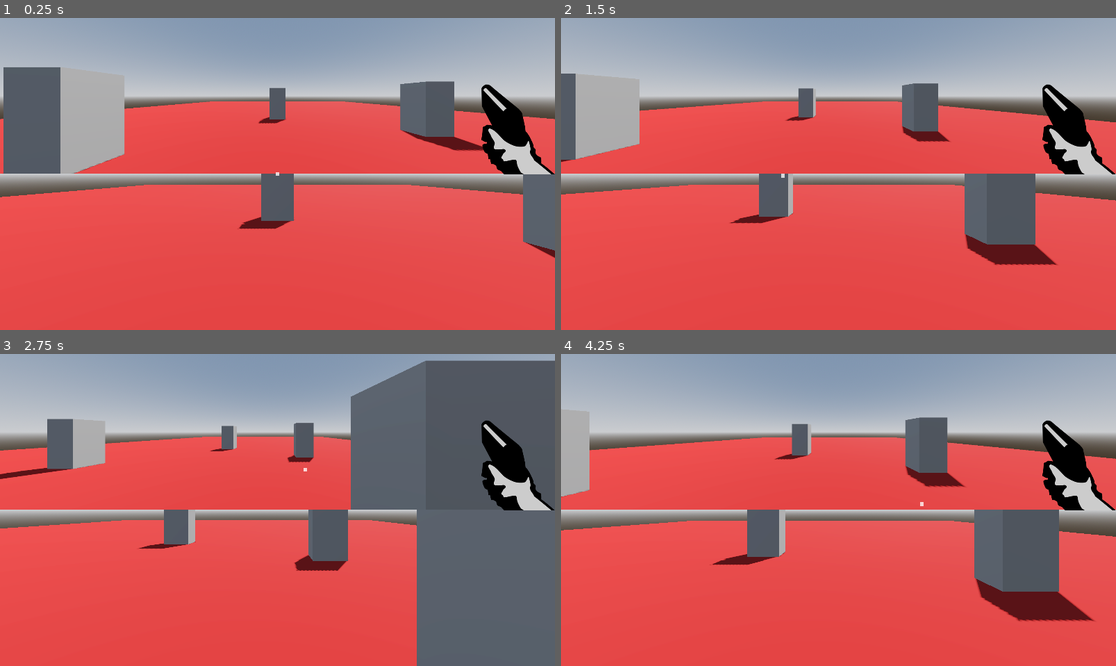
Above: before the commit, frames 1-4 (two rows, left to right).
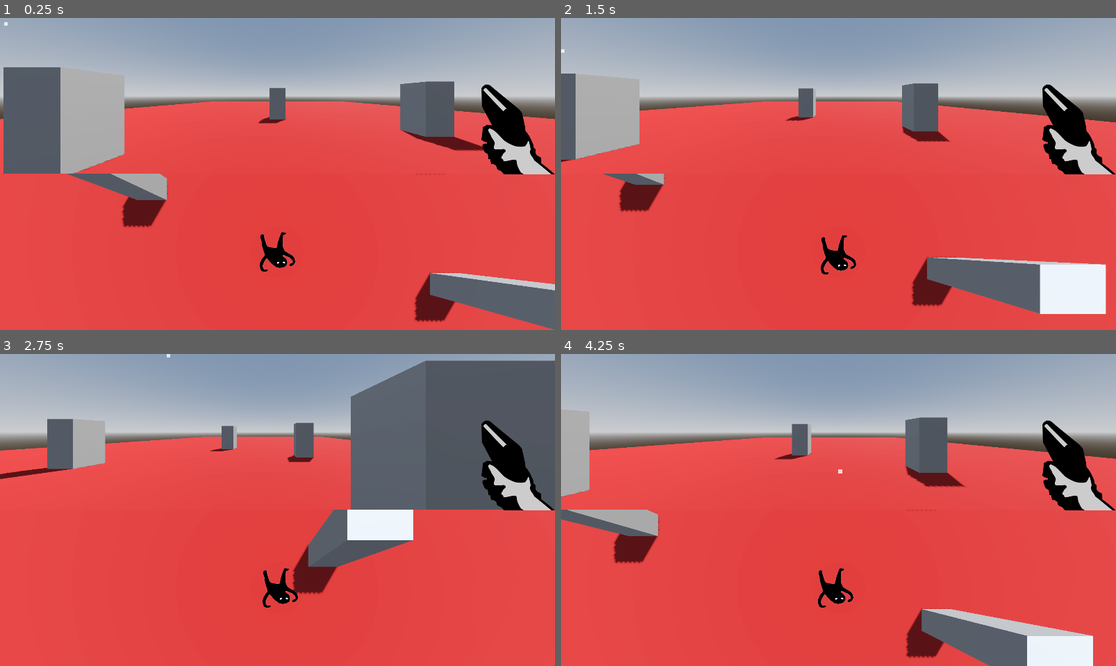
Above: after the commit, the same moments.

Repository: FEDOS-o/FriendJam
Game: Godot game, scene res://World.tscn
The game is run twice, just before and just after one commit, with the same random seed, the same clock (stepped at 60 frames per second) and the same inputs.
Inputs (mouse positions are in pixels of both pictures, inside the frame that each line leads up to):
- Up to frame 1 (0.25 s): no input
- Up to frame 2 (1.5 s): tap Enter at 0.5 s; move the mouse to (960, 158) at 0.52 s; hold D (move_right) 0.53-1.28 s; click (960, 158) at 0.6 s; move the mouse to (727, 189) at 1.27 s; hold S (move_backwards) from 1.28 s (still down); click (727, 189) at 1.35 s
- Up to frame 3 (2.75 s): move the mouse to (333, 441) at 2.02 s; release S (move_backwards) at 2.03 s; hold D (move_right) from 2.03 s (still down); click (333, 441) at 2.1 s
- Up to frame 4 (4.25 s): move the mouse to (810, 572) at 2.77 s; release D (move_right) at 2.78 s; hold W (move_forwards) 2.78-3.53 s; click (810, 572) at 2.85 s; move the mouse to (1005, 556) at 3.52 s; hold A (move_left) from 3.53 s (still down); click (1005, 556) at 3.6 s

The runs differ from the first frame. In frame 1, 11% of the frame differs, in the area x 0-100%, y 1-100%; in frame 2, 15%; in frame 3, 18%, in the area x 0-100%, y 0-100%; in frame 4, 16%.

Commit message:
no rotation top down and crosshair fix

Diff:
--- a/player.gd
+++ b/player.gd
@@ -7,14 +7,15 @@
 @onready var cross_hair: ColorRect = $CanvasLayer/CrossHair
 @onready var fp_camera: Camera3D = $FPCamera
 @onready var td_camera: Camera3D = $TDCamera
-@onready var viewport_container: SubViewportContainer = $CanvasLayer/ViewportContainer
-@onready var viewport_fp: SubViewport = $CanvasLayer/ViewportContainer/ViewportFP
-@onready var viewport_td: SubViewport = $CanvasLayer/ViewportContainer/ViewportTD
+@onready var td_viewport_container: SubViewportContainer = $CanvasLayer/TDViewportContainer
+@onready var viewport_td: SubViewport = $CanvasLayer/TDViewportContainer/ViewportTD
+@onready var fp_viewport_container: SubViewportContainer = $CanvasLayer/FPViewportContainer2
+@onready var viewport_fp: SubViewport = $CanvasLayer/FPViewportContainer2/ViewportFP
 
 
 
 const SPEED = 5.0
-const MOUSE_SENS = 0.5
+const MOUSE_SENS = 1
 const CAMERA_SENS = 0.5
 
 var shadow_fp: Camera3D
@@ -30,13 +31,23 @@
 	_setup_split_screen()
 
 func _setup_split_screen():
-	viewport_container.anchors_preset = Control.PRESET_FULL_RECT
-	viewport_container.size = get_viewport().get_visible_rect().size
+	# Получаем размер экрана
+	screen_size = get_viewport().get_visible_rect().size
 
-	screen_size = viewport_container.size
+	# Настраиваем контейнеры для вертикального разделения
+	fp_viewport_container.anchors_preset = Control.PRESET_TOP_WIDE
+	fp_viewport_container.size = Vector2(screen_size.x, screen_size.y / 2)
+	fp_viewport_container.position = Vector2(0, 0)
+
+	td_viewport_container.anchors_preset = Control.PRESET_BOTTOM_WIDE
+	td_viewport_container.size = Vector2(screen_size.x, screen_size.y / 2)
+	td_viewport_container.position = Vector2(0, screen_size.y / 2)
+
+	# Настраиваем размеры Viewport'ов
 	viewport_fp.size = Vector2(screen_size.x, screen_size.y / 2)
 	viewport_td.size = Vector2(screen_size.x, screen_size.y / 2)
 
+	# Устанавливаем мировое пространство
 	viewport_fp.world_3d = get_world_3d()
 	viewport_td.world_3d = get_world_3d()
 
@@ -66,26 +77,25 @@
 	target.near = source.near
 	target.far = source.far
 	target.cull_mask = source.cull_mask
+	target.global_transform = source.global_transform
 
 func _update_cameras():
-	_update_camera_shadow(shadow_fp, fp_camera)
-	_update_camera_shadow(shadow_td, td_camera)
+	_update_camera_shadow_fp(shadow_fp, fp_camera)
+	_update_camera_shadow_td(shadow_td, td_camera)
 
-	td_camera.global_position = Vector3(
-		global_position.x,
-		global_position.y + 8,
-		global_position.z
-	)
-
-func _update_camera_shadow(shadow: Camera3D, source_camera: Camera3D):
+func _update_camera_shadow_fp(shadow: Camera3D, source_camera: Camera3D):
 	if shadow and source_camera:
 		shadow.global_transform = source_camera.global_transform
+
+func _update_camera_shadow_td(shadow: Camera3D, source_camera: Camera3D):
+	if shadow and source_camera:
+		shadow.global_position = source_camera.global_position
 
 func _input(event: InputEvent) -> void:
 	if event is InputEventMouseMotion:
 		var new_position = cross_hair.global_position + event.relative * MOUSE_SENS
-		new_position.x = clamp(new_position.x, 0, screen_size.x)
-		new_position.y = clamp(new_position.y, 0, viewport_fp.size.y)
+		new_position.x = clamp(new_position.x, 0, fp_viewport_container.size.x)
+		new_position.y = clamp(new_position.y, 0, fp_viewport_container.size.y)
 		cross_hair.global_position = new_position
 
 	if event.is_action_pressed("rotate_left"):  # Клавиша Q
--- a/player.tscn
+++ b/player.tscn
@@ -81,15 +81,24 @@
 
 [node name="CanvasLayer" type="CanvasLayer" parent="."]
 
-[node name="ViewportContainer" type="SubViewportContainer" parent="CanvasLayer"]
-offset_right = 40.0
-offset_bottom = 40.0
+[node name="TDViewportContainer" type="SubViewportContainer" parent="CanvasLayer"]
+custom_minimum_size = Vector2(1920, 540)
+offset_top = 540.0
+offset_right = 1920.0
+offset_bottom = 1080.0
+stretch_shrink = 2
 
-[node name="ViewportTD" type="SubViewport" parent="CanvasLayer/ViewportContainer"]
+[node name="ViewportTD" type="SubViewport" parent="CanvasLayer/TDViewportContainer"]
 handle_input_locally = false
 render_target_update_mode = 4
 
-[node name="ViewportFP" type="SubViewport" parent="CanvasLayer/ViewportContainer"]
+[node name="FPViewportContainer2" type="SubViewportContainer" parent="CanvasLayer"]
+custom_minimum_size = Vector2(1920, 540)
+offset_right = 1920.0
+offset_bottom = 540.0
+stretch_shrink = 2
+
+[node name="ViewportFP" type="SubViewport" parent="CanvasLayer/FPViewportContainer2"]
 handle_input_locally = false
 render_target_update_mode = 4
 
@@ -130,10 +139,10 @@
 anchor_top = 0.5
 anchor_right = 0.5
 anchor_bottom = 0.5
-offset_left = -20.0
-offset_top = -20.0
-offset_right = 20.0
-offset_bottom = 20.0
+offset_left = -960.0
+offset_top = -540.0
+offset_right = -920.0
+offset_bottom = -500.0
 grow_horizontal = 2
 grow_vertical = 2
 scale = Vector2(0.32, 0.32)
Not shown, added: .editorconfig
